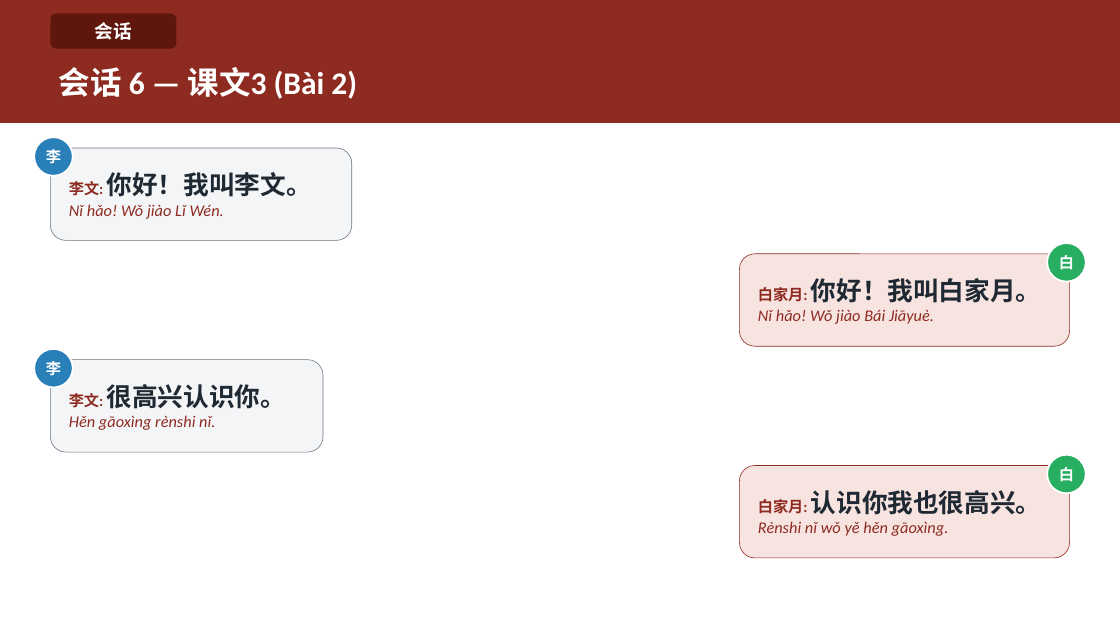
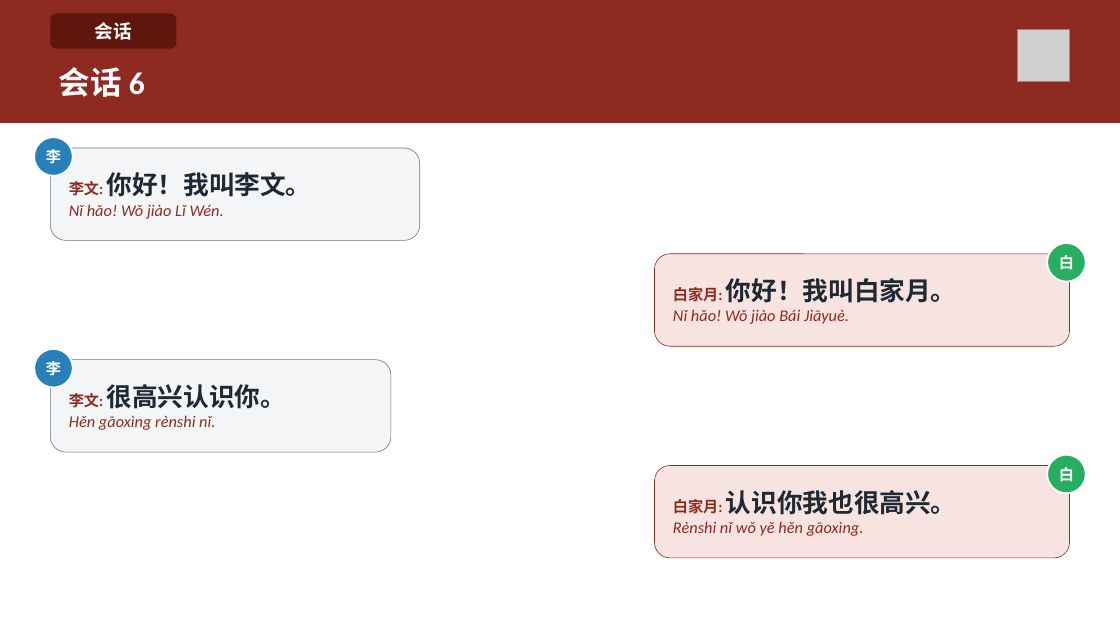
Before and after one commit to HuyenNguyen911/chinese-learning-os, a slide deck: slide 26 of output/hsk1/buoi02_chaohoi_lamquen/slide/Buoi-02-Chaohoi-Lamquen.pptx. Drawn at 1120x630 pixels with LibreOffice and Linux fonts; fonts in the diff are those of the drawing; grey boxes stand for pictures. Boxes give left, top, right and bottom in pixels: in the first picture for what was removed or moved away, otherwise in the second. Text is boxed around its words. In the diff, an @@ line names an element or a change of style, - is before the commit and + after.

```diff
--- a/output/hsk1/buoi02_chaohoi_lamquen/slide/Buoi-02-Chaohoi-Lamquen.pptx
+++ b/output/hsk1/buoi02_chaohoi_lamquen/slide/Buoi-02-Chaohoi-Lamquen.pptx
@@ picture added at (1017,29,1070,82) @@
@@ text at (59,67,145,97): text changed @@
-会话 6 — 课文3 (Bài 2)
+会话 6
@@ rounded rectangle "李文: 你好！我叫李文。": place and size @@
-rounded rectangle "李文: 你好！我叫李文。" at (50,148,352,240)
+rounded rectangle "李文: 你好！我叫李文。" at (50,148,420,240)
@@ rounded rectangle "白家月: 你好！我叫白家月。": place and size @@
-rounded rectangle "白家月: 你好！我叫白家月。" at (739,254,1070,346)
+rounded rectangle "白家月: 你好！我叫白家月。" at (655,254,1070,346)
@@ rounded rectangle "李文: 很高兴认识你。": place and size @@
-rounded rectangle "李文: 很高兴认识你。" at (50,360,323,452)
+rounded rectangle "李文: 很高兴认识你。" at (50,360,391,452)
@@ rounded rectangle "白家月: 认识你我也很高兴。": place and size @@
-rounded rectangle "白家月: 认识你我也很高兴。" at (739,465,1070,558)
+rounded rectangle "白家月: 认识你我也很高兴。" at (655,465,1070,558)
```
Also in this commit, not shown: 22 other slides changed, 24 other files.
